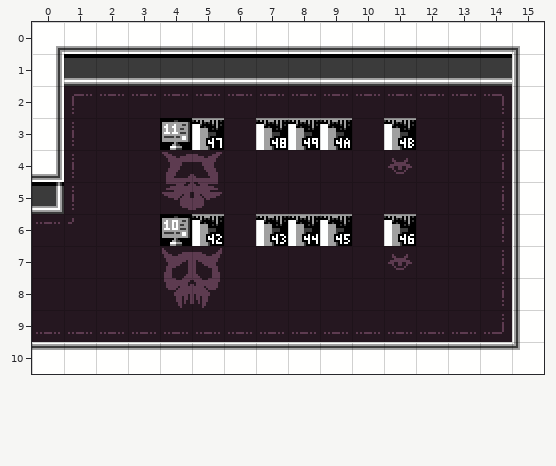
Tiled map: art/rooms/Hub/DebugRoom5.tmx. That is the earlier state.
Cells are 16x16 px. Shown: x 0..15, y 0..10.
New version:
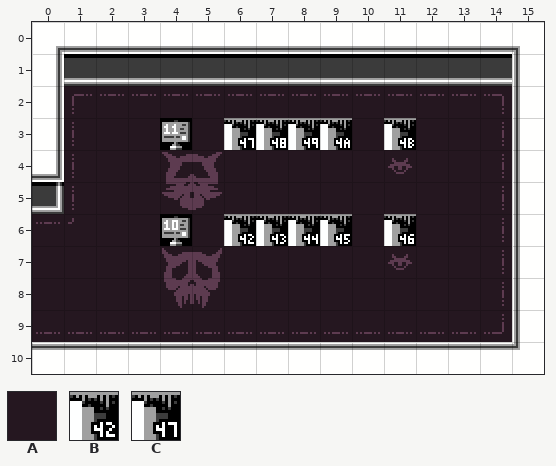
Key: from "DiscoFloorTiles": A 0 "floor"; from "ExitTiles": B 66 "exit", C 71 "exit".
_ is an empty cell, . an unchanged one.
Author's note on the commit: Fix item allocations to key on bank index, cleanup debug signs
What changed:
--- layer "Base"
@@ x 5..6 @@
- 3 CA
+ 3 AC
@@ x 5..6 @@
- 6 BA
+ 6 AB
Where, in picture pixels (left, top, right, bottom), the same in both pictures:
changed: (192, 118, 256, 150)
changed: (192, 214, 256, 246)
